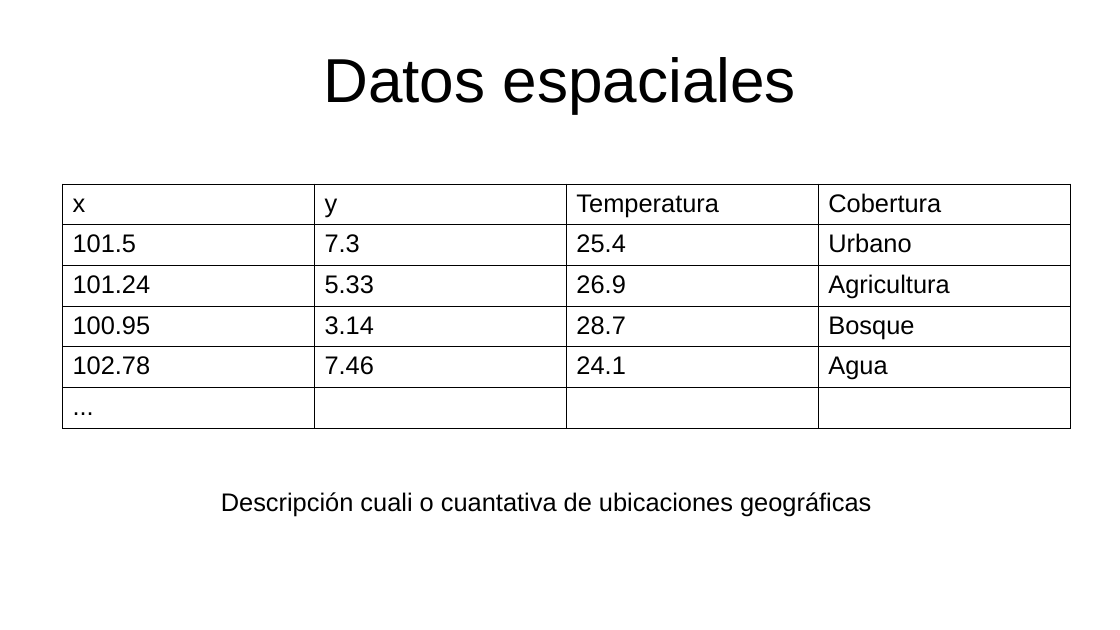
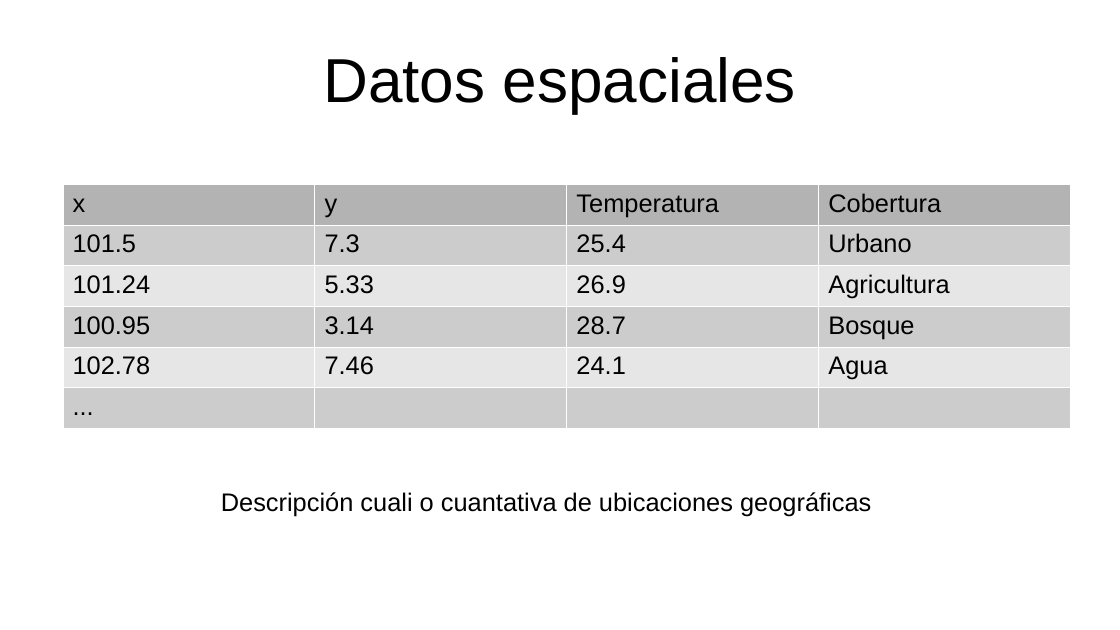
Before and after one commit to gerardommc/Analisis-Modelado-Esp-presentaciones, a slide deck: slide 3 of Unidad-1/Analisis-SIG.odp. Drawn at 1120x630 pixels with LibreOffice and Linux fonts; fonts in the diff are those of the drawing. Boxes give left, top, right and bottom in pixels: in the first picture for what was removed or moved away, otherwise in the second. Text is boxed around its words. In the diff, an @@ line names an element or a change of style, - is before the commit and + after.

```diff
--- a/Unidad-1/Analisis-SIG.odp
+++ b/Unidad-1/Analisis-SIG.odp
@@ table at (63,184,1071,418) @@
@@ fill none to #B3B3B3 in row 1 @@
@@ fill none to #CCCCCC in 9 cells @@
@@ fill none to #E6E6E6 in 8 cells @@
@@ borders changed @@
```
Also in this commit, not shown: 1 other slide changed, 1 other file.
